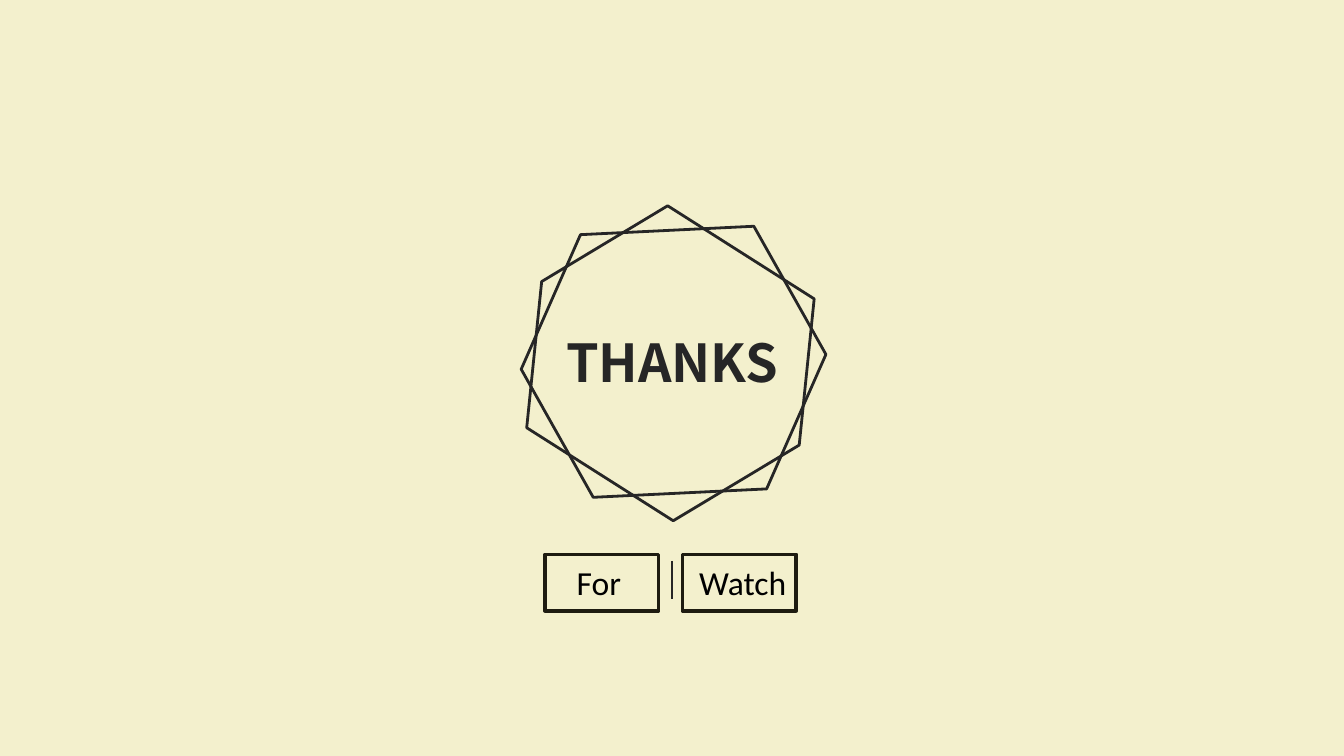
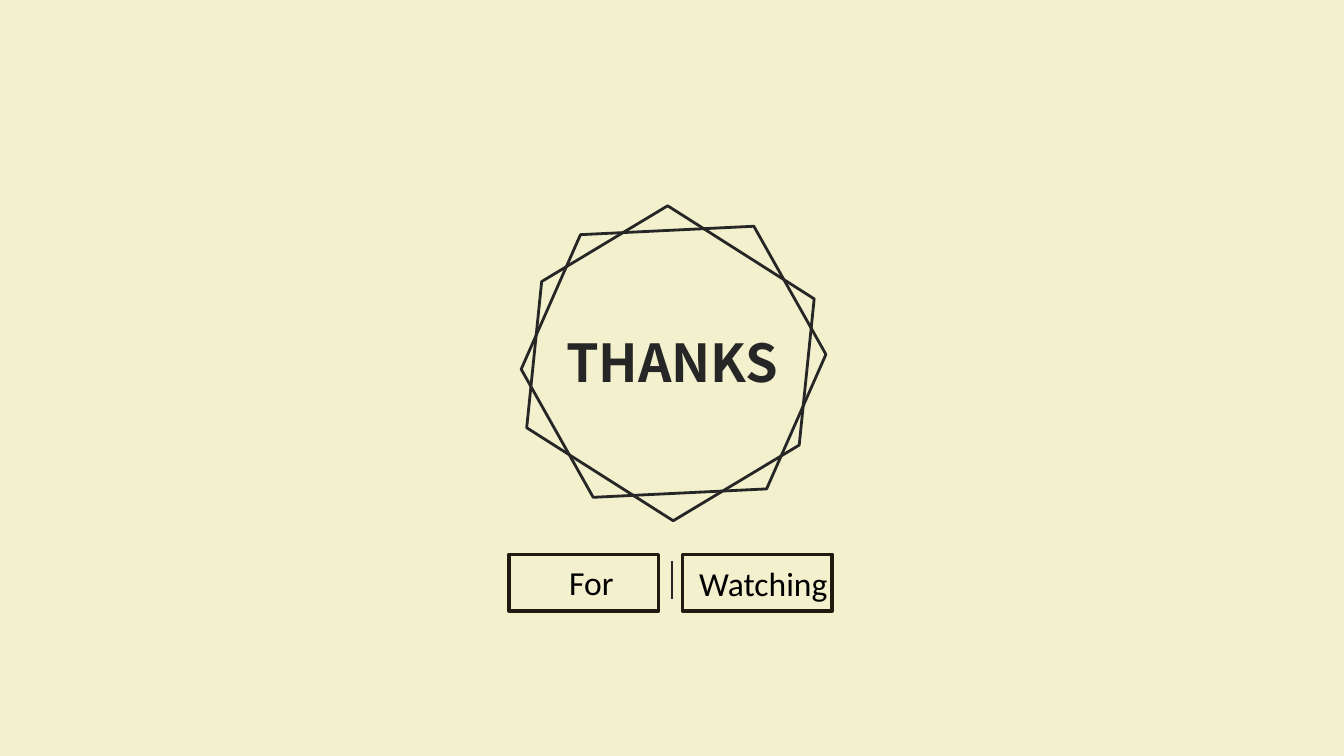
Before and after one commit to G19-Fish/PRD2018-G19, a slide deck: slide 43 of PRD2018-G19-需求项目计划PPT.pptx. Drawn at 1344x756 pixels with LibreOffice and Linux fonts; fonts in the diff are those of the drawing. Boxes give left, top, right and bottom in pixels: in the first picture for what was removed or moved away, otherwise in the second. Text is boxed around its words. In the diff, an @@ line names an element or a change of style, - is before the commit and + after.

```diff
--- a/PRD2018-G19-需求项目计划PPT.pptx
+++ b/PRD2018-G19-需求项目计划PPT.pptx
@@ rectangle: place and size @@
-rectangle at (546, 555, 660, 612)
+rectangle at (509, 555, 659, 612)
@@ text "For": place and size @@
-text "For" at (577, 573, 621, 596)
+text "For" at (569, 573, 613, 596)
@@ rectangle: place and size @@
-rectangle at (683, 555, 797, 612)
+rectangle at (683, 555, 832, 612)
@@ text at (699, 572, 827, 602): text changed @@
-Watch
+Watching
```
Also in this commit, not shown: 2 other slides changed.
